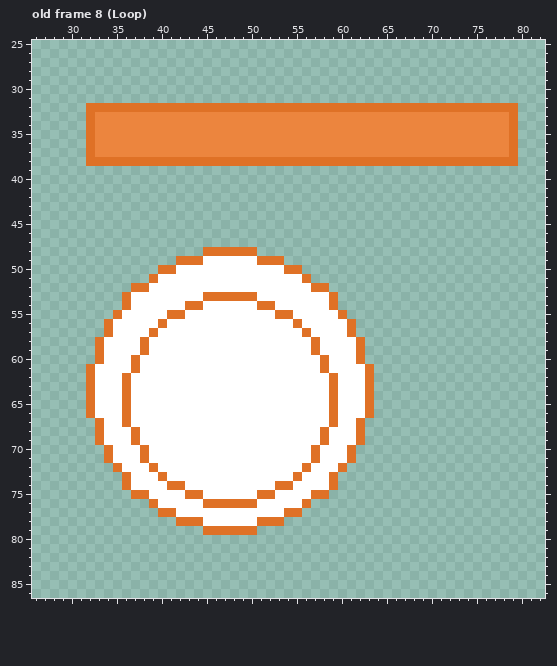
Pixel-art file, stored at Assets/AsepriteFile/practice/flash.aseprite. The picture above is the old version.
128x128 pixels, 11 frames. Shown: old frame 8 (Loop): x 26..82, y 25..86. The commit also changed other frames, which this record leaves out.
The same view after the edit:
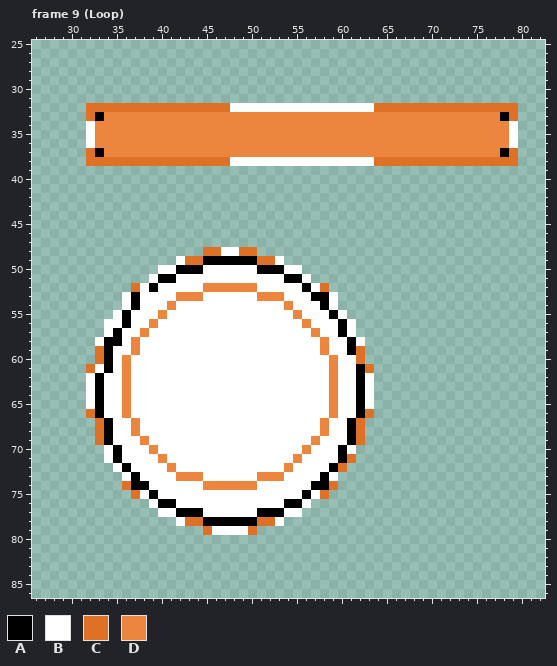
Palette (. is transparent): A #000000  B #ffffff  C #df7126  D #ec853e
A new or re-ordered frame is compared with the old frame closest to it.
The author wrote: [art]: 完成了一般闪光效果的实现
The edit:
frames re-ordered
--- frame 9 (Loop) against old frame 8 (Loop), layers "Layer 2", "Layer 1"
@@ x 26..82 @@
 31 .........................................................
-32 ......CCCCCCCCCCCCCCCCCCCCCCCCCCCCCCCCCCCCCCCCCCCCCCCC...
-33 ......CDDDDDDDDDDDDDDDDDDDDDDDDDDDDDDDDDDDDDDDDDDDDDDC...
-34 ......CDDDDDDDDDDDDDDDDDDDDDDDDDDDDDDDDDDDDDDDDDDDDDDC...
-35 ......CDDDDDDDDDDDDDDDDDDDDDDDDDDDDDDDDDDDDDDDDDDDDDDC...
-36 ......CDDDDDDDDDDDDDDDDDDDDDDDDDDDDDDDDDDDDDDDDDDDDDDC...
-37 ......CDDDDDDDDDDDDDDDDDDDDDDDDDDDDDDDDDDDDDDDDDDDDDDC...
-38 ......CCCCCCCCCCCCCCCCCCCCCCCCCCCCCCCCCCCCCCCCCCCCCCCC...
+32 ......CCCCCCCCCCCCCCCCBBBBBBBBBBBBBBBBCCCCCCCCCCCCCCCC...
+33 ......CADDDDDDDDDDDDDDDDDDDDDDDDDDDDDDDDDDDDDDDDDDDDAC...
+34 ......BDDDDDDDDDDDDDDDDDDDDDDDDDDDDDDDDDDDDDDDDDDDDDDB...
+35 ......BDDDDDDDDDDDDDDDDDDDDDDDDDDDDDDDDDDDDDDDDDDDDDDB...
+36 ......BDDDDDDDDDDDDDDDDDDDDDDDDDDDDDDDDDDDDDDDDDDDDDDB...
+37 ......CADDDDDDDDDDDDDDDDDDDDDDDDDDDDDDDDDDDDDDDDDDDDAC...
+38 ......CCCCCCCCCCCCCCCCBBBBBBBBBBBBBBBBCCCCCCCCCCCCCCCC...
 39 .........................................................
@@ x 30..65 @@
 47 ....................................
-48 ...............CCCCCC...............
-49 ............CCCBBBBBBCCC............
-50 ..........CCBBBBBBBBBBBBCC..........
-51 .........CBBBBBBBBBBBBBBBBC.........
-52 .......CCBBBBBBBBBBBBBBBBBBCC.......
-53 ......CBBBBBBBBCCCCCCBBBBBBBBC......
-54 ......CBBBBBBCCBBBBBBCCBBBBBBC......
-55 .....CBBBBBCCBBBBBBBBBBCCBBBBBC.....
-56 ....CBBBBBCBBBBBBBBBBBBBBCBBBBBC....
-57 ....CBBBBCBBBBBBBBBBBBBBBBCBBBBC....
-58 ...CBBBBCBBBBBBBBBBBBBBBBBBCBBBBC...
-59 ...CBBBBCBBBBBBBBBBBBBBBBBBCBBBBC...
-60 ...CBBBCBBBBBBBBBBBBBBBBBBBBCBBBC...
-61 ..CBBBBCBBBBBBBBBBBBBBBBBBBBCBBBBC..
-62 ..CBBBCBBBBBBBBBBBBBBBBBBBBBBCBBBC..
-63 ..CBBBCBBBBBBBBBBBBBBBBBBBBBBCBBBC..
-64 ..CBBBCBBBBBBBBBBBBBBBBBBBBBBCBBBC..
-65 ..CBBBCBBBBBBBBBBBBBBBBBBBBBBCBBBC..
-66 ..CBBBCBBBBBBBBBBBBBBBBBBBBBBCBBBC..
-67 ...CBBCBBBBBBBBBBBBBBBBBBBBBBCBBC...
-68 ...CBBBCBBBBBBBBBBBBBBBBBBBBCBBBC...
-69 ...CBBBCBBBBBBBBBBBBBBBBBBBBCBBBC...
-70 ....CBBBCBBBBBBBBBBBBBBBBBBCBBBC....
-71 ....CBBBCBBBBBBBBBBBBBBBBBBCBBBC....
-72 .....CBBBCBBBBBBBBBBBBBBBBCBBBC.....
-73 ......CBBBCBBBBBBBBBBBBBBCBBBC......
-74 ......CBBBBCCBBBBBBBBBBCCBBBBC......
-75 .......CCBBBBCCBBBBBBCCBBBBCC.......
-76 .........CBBBBBCCCCCCBBBBBC.........
-77 ..........CCBBBBBBBBBBBBCC..........
-78 ............CCCBBBBBBCCC............
-79 ...............CCCCCC...............
+48 ...............CCBBCC...............
+49 ............BCCAAAAAACCB............
+50 ..........BBAAABBBBBBAAABB..........
+51 .........BAABBBBBBBBBBBBAAB.........
+52 .......CBABBBBBDDDDDDBBBBBABC.......
+53 ......BABBBBDDDBBBBBBDDDBBBAAB......
+54 ......BABBBDBBBBBBBBBBBBDBBBAB......
+55 .....BABBBDBBBBBBBBBBBBBBDBBBAB.....
+56 ....BBABBDBBBBBBBBBBBBBBBBDBBBAB....
+57 ....BABBDBBBBBBBBBBBBBBBBBBDBBAB....
+58 ...BAABDBBBBBBBBBBBBBBBBBBBBDBBAB...
+59 ...CABBDBBBBBBBBBBBBBBBBBBBBDBBAC...
+60 ...CABDBBBBBBBBBBBBBBBBBBBBBBDBBC...
+61 ..CBABDBBBBBBBBBBBBBBBBBBBBBBDBBAC..
+62 ..BABBDBBBBBBBBBBBBBBBBBBBBBBDBBAB..
+63 ..BABBDBBBBBBBBBBBBBBBBBBBBBBDBBAB..
+64 ..BABBDBBBBBBBBBBBBBBBBBBBBBBDBBAB..
+65 ..BABBDBBBBBBBBBBBBBBBBBBBBBBDBBAB..
+66 ..CABBDBBBBBBBBBBBBBBBBBBBBBBDBBAC..
+67 ...CABBDBBBBBBBBBBBBBBBBBBBBDBBAC...
+68 ...CABBDBBBBBBBBBBBBBBBBBBBBDBBAC...
+69 ...CABBBDBBBBBBBBBBBBBBBBBBDBBBAC...
+70 ....BABBBDBBBBBBBBBBBBBBBBDBBBAB....
+71 ....BABBBBDBBBBBBBBBBBBBBDBBBBAC....
+72 .....BABBBBDBBBBBBBBBBBBDBBBBAC.....
+73 ......BABBBBDDDBBBBBBDDDBBBBAB......
+74 ......CAABBBBBBDDDDDDBBBBBBAAC......
+75 .......CBABBBBBBBBBBBBBBBBABC.......
+76 .........BAABBBBBBBBBBBBAAB.........
+77 ..........BBAAABBBBBBAAABB..........
+78 ............BCCAAAAAACCB............
+79 ...............CBBBBC...............
 80 ....................................
